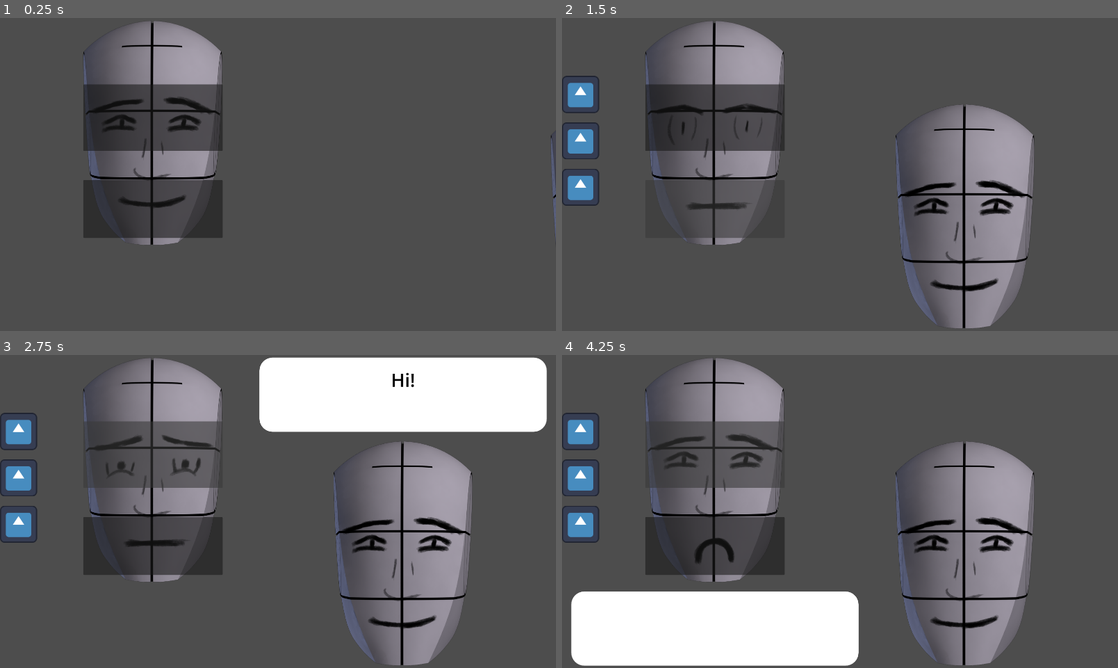
Above: before the commit, frames 1-4 (two rows, left to right).
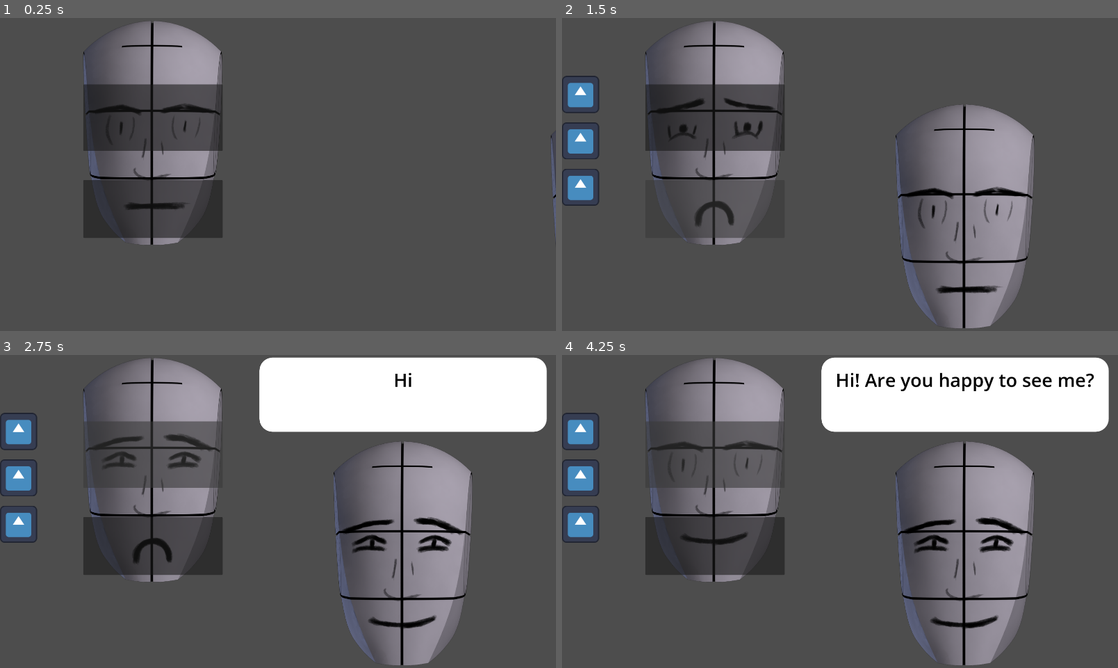
Above: after the commit, the same moments.

Repository: njamster/masking
Game: Godot game, scene res://levels/level_01.tscn
Same seed, same stepped clock (60 frames per second), same inputs: the game is played once before the commit and once after it. The engine's default icon, where the game draws it, is replaced by a stand-in: a white triangle on a blue panel in a dark square.
Inputs (mouse positions are in pixels of both pictures, inside the frame that each line leads up to):
- Up to frame 1 (0.25 s): no input
- Up to frame 2 (1.5 s): click (717, 118) at 0.5 s; click (717, 208) at 1.25 s
- Up to frame 3 (2.75 s): click (155, 455) at 2 s
- Up to frame 4 (4.25 s): click (717, 545) at 2.75 s; click (717, 455) at 3.5 s

The runs differ from the first frame. In frame 1, 0.8% of the frame differs, in the area x 17-38%, y 25-62%; in frame 2, 1.8%; in frame 3, 1.0%; in frame 4, 25%, in the area x 1-99%, y 0-100%.

Commit message:
Rework the JSON format for dialogs

Diff:
--- a/face/face.gd
+++ b/face/face.gd
@@ -22,8 +22,8 @@
 
 
 func _set_initial_state() -> void:
-	$Eyes.texture = EYES_HAPPY
-	$Mouth.texture = MOUTH_HAPPY
+	$Eyes.texture = EYES_NEUTRAL
+	$Mouth.texture = MOUTH_NEUTRAL
 
 
 func _connect_signals() -> void:
@@ -39,6 +39,7 @@
 			$Eyes.texture = EYES_SAD
 		EYES_SAD:
 			$Eyes.texture = EYES_HAPPY
+	_update_current_emotion()
 
 
 func _change_mouth() -> void:
@@ -49,3 +50,28 @@
 			$Mouth.texture = MOUTH_SAD
 		MOUTH_SAD:
 			$Mouth.texture = MOUTH_HAPPY
+	_update_current_emotion()
+
+
+func _update_current_emotion() -> void:
+	if $Mouth.texture == MOUTH_HAPPY and $Eyes.texture == EYES_HAPPY:
+		get_parent().current_emotion = "HAPPY"
+	elif $Mouth.texture == MOUTH_NEUTRAL and $Eyes.texture == EYES_NEUTRAL:
+		get_parent().current_emotion = "NEUTRAL"
+	elif $Mouth.texture == MOUTH_SAD and $Eyes.texture == EYES_SAD:
+		get_parent().current_emotion = "SAD"
+	else:
+		get_parent().current_emotion = ""
+
+
+func set_emotion(emotion: String) -> void:
+	match emotion:
+		"HAPPY":
+			$Eyes.texture = EYES_HAPPY
+			$Mouth.texture = MOUTH_HAPPY
+		"NEUTRAL":
+			$Eyes.texture = EYES_NEUTRAL
+			$Mouth.texture = MOUTH_NEUTRAL
+		"SAD":
+			$Eyes.texture = EYES_SAD
+			$Mouth.texture = MOUTH_SAD
--- a/face/face.tscn
+++ b/face/face.tscn
@@ -1,10 +1,10 @@
 [gd_scene format=3 uid="uid://cda5btty0na6f"]
 
 [ext_resource type="Texture2D" uid="uid://bmfvoujvt48tv" path="res://face/images/head.png" id="1_utt0w"]
-[ext_resource type="Texture2D" uid="uid://bqcd3bdx563te" path="res://face/images/eyes_happy.png" id="2_0g68n"]
 [ext_resource type="Script" uid="uid://moi53l0621o" path="res://face/face.gd" id="2_vuo0k"]
 [ext_resource type="Texture2D" uid="uid://cr0okcojjs71k" path="res://face/images/nose.png" id="3_vuo0k"]
-[ext_resource type="Texture2D" uid="uid://d0j5r61tcwwbj" path="res://face/images/mouth_happy.png" id="4_vxr1s"]
+[ext_resource type="Texture2D" uid="uid://cppuhptuo5lub" path="res://face/images/eyes_neutral.png" id="3_vxr1s"]
+[ext_resource type="Texture2D" uid="uid://drribuy3pmddo" path="res://face/images/mouth_neutral.png" id="5_ke48r"]
 
 [node name="Face" type="TextureRect" unique_id=906766418]
 size_flags_vertical = 3
@@ -25,7 +25,7 @@
 offset_bottom = 387.5
 grow_horizontal = 2
 grow_vertical = 2
-texture = ExtResource("2_0g68n")
+texture = ExtResource("3_vxr1s")
 
 [node name="Nose" type="TextureRect" parent="." unique_id=299909656]
 layout_mode = 1
@@ -55,7 +55,7 @@
 offset_bottom = 387.5
 grow_horizontal = 2
 grow_vertical = 2
-texture = ExtResource("4_vxr1s")
+texture = ExtResource("5_ke48r")
 
 [node name="ChangeEyes" type="Button" parent="." unique_id=1662508606]
 layout_mode = 1
--- a/levels/dialog.json
+++ b/levels/dialog.json
@@ -1,28 +1,38 @@
 {
 	"mask_count": 3,
-	"main": [
+	"replies": {
+		"HAPPY": [
+			"You think that's funny!?!",
+		],
+		"NEUTRAL": [
+			"Cold as ice, huh?",
+		],
+		"SAD": [
+			"You look sad...",
+		],
+	},
+	"dialog": [
 		{
-			"text": "Hi!",
+			"wait_time": 0.5,
+		},
+		{
+			"target_emotion": "HAPPY",
+			"displayed_emotion": "HAPPY",
+			"text": "Hi! Are you happy to see me?",
 		},
 		{
 			"is_player": true,
 			"text": "Hey!",
 		},
 		{
-			"text": "You [b]suck[/b] ass!",
+			"target_emotion": "SAD",
+			"displayed_emotion": "SAD",
+			"text": "My whole family just died in a car crash.....",
+			"wait_time": 5.0
 		},
 		{
-			"text": "LOL",
-		},
-		{
-			"is_player": true,
-			"text": "Excuse me?!",
-		},
-	],
-	"interrupts": [
-		{
-			"text": "You think that's funny!?!",
-			"duration": 5
+			"displayed_emotion": "HAPPY",
+			"text": "I inherited a [b]TON[/b] of money, though..."
 		},
 	],
 }
--- a/levels/level_01.gd
+++ b/levels/level_01.gd
@@ -1,17 +1,17 @@
 extends Control
 
-const CONVERSATION_DELAY := 0.5  # seconds
 const PRE_LINE_DELAY := 0.5  # seconds
 const POST_LINE_DELAY := 1.5  # seconds
 
-@export var chars_per_second = 8
-
-var dialog_data
-var interrupts
+@export var chars_per_second = 15
 
 var mask_count
 
+var dialog_data
+var replies
+
 var current_line_id := -1
+var target_emotion := ""
 
 
 func _enter_tree() -> void:
@@ -28,14 +28,27 @@
 	var json = JSON.new()
 	var error = json.parse(content)
 	if error == OK:
-		dialog_data = json.data["main"]
-		interrupts = json.data["interrupts"]
-
 		mask_count = json.data["mask_count"]
+		replies = json.data["replies"]
+		dialog_data = json.data["dialog"]
 
 
 func _ready() -> void:
+	_connect_signals()
 	_play_level_intro()
+
+
+func _connect_signals() -> void:
+	$WaitTime.timeout.connect(func():
+		if target_emotion and %Player.current_emotion != target_emotion:
+			load_reply(%Player.current_emotion)
+		else:
+			load_next_line()
+	)
+	%Player.current_emotion_changed.connect(func():
+		if target_emotion and %Player.current_emotion == target_emotion:
+			load_next_line()
+	)
 
 
 func _play_level_intro() -> void:
@@ -52,12 +65,13 @@
 		$Masks.add_mask()
 		await get_tree().create_timer(0.2).timeout
 
-	await get_tree().create_timer(CONVERSATION_DELAY).timeout
-
 	load_next_line()
 
 
 func load_next_line() -> void:
+	target_emotion = ""
+	$WaitTime.stop()
+
 	if current_line_id == dialog_data.size() - 1:
 		%Opponent.hide_bubble()
 		%Player.hide_bubble()
@@ -68,14 +82,48 @@
 	current_line_id += 1
 
 	var data = dialog_data[current_line_id]
-	var text_speed = data.text.length() / chars_per_second
 
-	if data.has("is_player") and data.is_player:
-		%Player.say(data.text, PRE_LINE_DELAY, text_speed, POST_LINE_DELAY)
-		%Opponent.hide_bubble()
-	else:
-		%Opponent.say(data.text, PRE_LINE_DELAY, text_speed, POST_LINE_DELAY)
-		%Player.hide_bubble()
+	var is_player: bool = data.has("is_player") and data.is_player
 
+	if data.has("displayed_emotion"):
+		if is_player:
+			%Player/Face.set_emotion(data["displayed_emotion"])
+		else:
+			%Opponent/Face.set_emotion(data["displayed_emotion"])
+
+	if data.has("text"):
+		var text_speed = data.text.length() / chars_per_second
+
+		if is_player:
+			%Player.say(data.text, PRE_LINE_DELAY, text_speed, POST_LINE_DELAY)
+			%Opponent.hide_bubble()
+		else:
+			%Opponent.say(data.text, PRE_LINE_DELAY, text_speed, POST_LINE_DELAY)
+			%Player.hide_bubble()
+
+		await get_tree().create_timer(PRE_LINE_DELAY + text_speed).timeout
+
+	if data.has("target_emotion") and %Player.current_emotion != data["target_emotion"]:
+		target_emotion = data["target_emotion"]
+
+	if data.has("wait_time"):
+		$WaitTime.wait_time = data["wait_time"]
+		$WaitTime.start()
+		if target_emotion:
+			%Opponent.show_time_left(data["wait_time"])
+		return  # early
+
+	await get_tree().create_timer(POST_LINE_DELAY).timeout
+
+	if target_emotion == "":
+		load_next_line()
+
+
+func load_reply(emotion: String) -> void:
+	%Opponent.hide_time_left()
+	var text = replies[emotion][randi() % replies[emotion].size()]
+	var text_speed = text.length() / chars_per_second
+	%Opponent.say(text, PRE_LINE_DELAY, text_speed, POST_LINE_DELAY)
+	$Masks.deplete_mask()
 	await get_tree().create_timer(PRE_LINE_DELAY + text_speed + POST_LINE_DELAY).timeout
 	load_next_line()
--- a/levels/level_01.tscn
+++ b/levels/level_01.tscn
@@ -132,3 +132,6 @@
 offset_bottom = 648.0
 theme_override_constants/separation = 32
 script = ExtResource("5_mllcm")
+
+[node name="WaitTime" type="Timer" parent="." unique_id=411682845]
+one_shot = true
--- a/levels/person.gd
+++ b/levels/person.gd
@@ -1,7 +1,7 @@
 extends VBoxContainer
 
 
-signal choice_made(text: String)
+signal current_emotion_changed()
 
 var time_left_tween
 
@@ -9,6 +9,12 @@
 @onready var DIALOG = BUBBLE.get_node("VBox/Dialog")
 @onready var CHOICES = BUBBLE.get_node("VBox/Choices")
 @onready var TIME_LEFT = BUBBLE.get_node("VBox/TimeLeft")
+
+var current_emotion := "NEUTRAL":
+	set(value):
+		if current_emotion != value:
+			current_emotion = value
+			current_emotion_changed.emit()
 
 
 func _ready() -> void:
